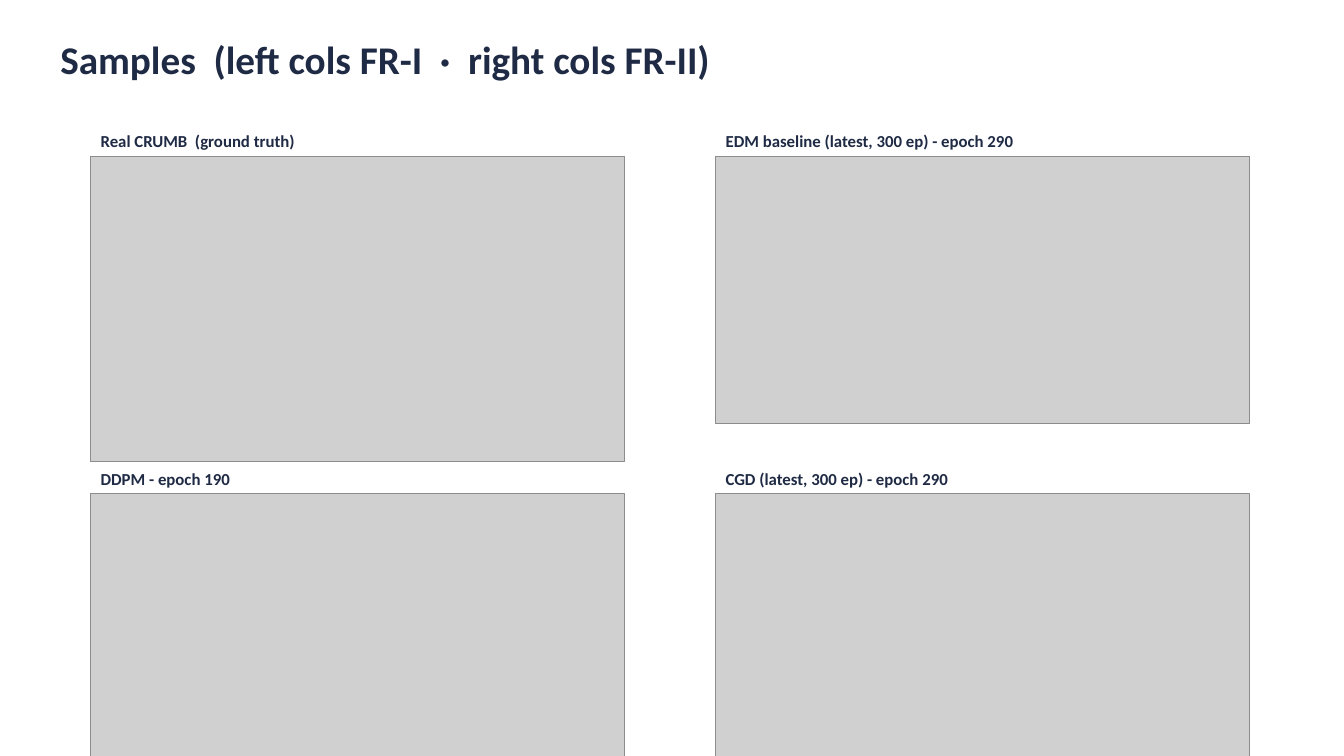
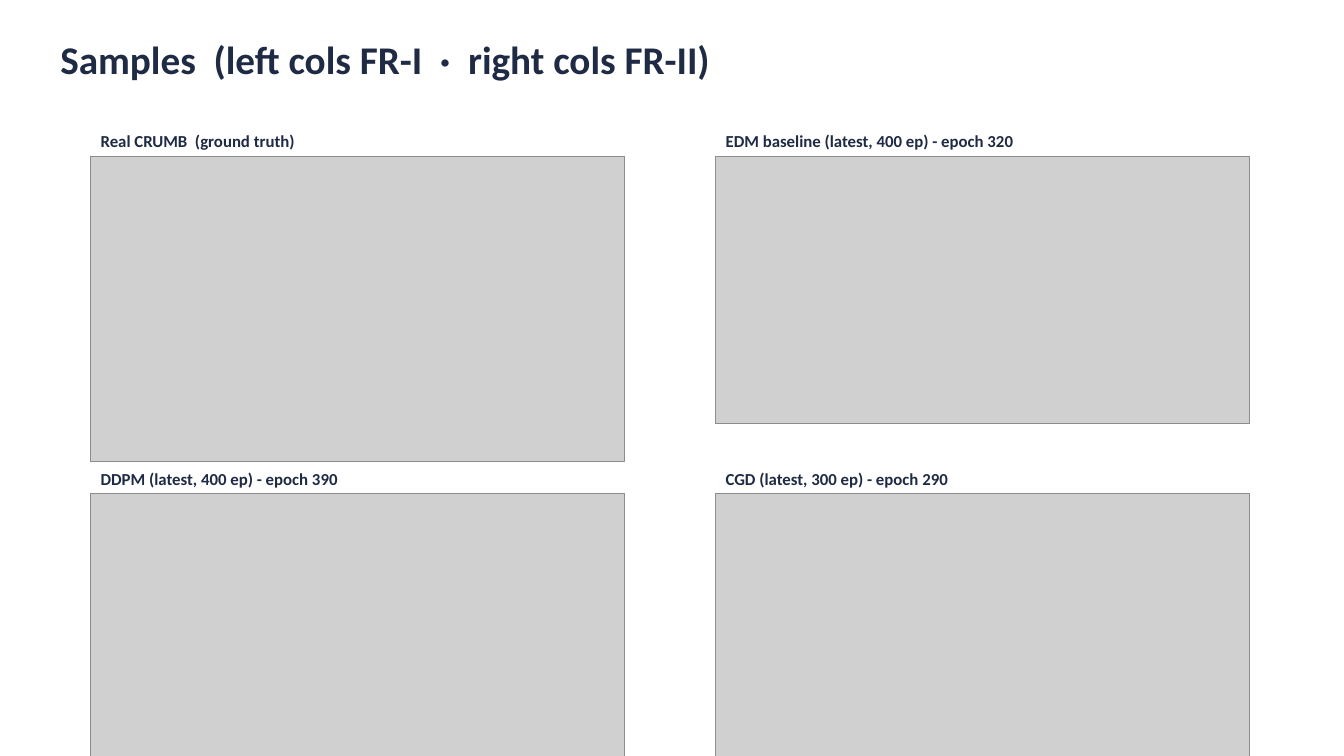
Before and after one commit to bevanslabbert/pid-radast, a slide deck: slide 11 of classifier-guided-physics-informed-diffusion/EDM_baseline_comparison.pptx. Drawn at 1344x756 pixels with LibreOffice and Linux fonts; fonts in the diff are those of the drawing; grey boxes stand for pictures. Boxes give left, top, right and bottom in pixels: in the first picture for what was removed or moved away, otherwise in the second. Text is boxed around its words. In the diff, an @@ line names an element or a change of style, - is before the commit and + after.

```diff
--- a/classifier-guided-physics-informed-diffusion/EDM_baseline_comparison.pptx
+++ b/classifier-guided-physics-informed-diffusion/EDM_baseline_comparison.pptx
@@ text at (x1=726, y1=135, x2=1013, y2=150): text changed @@
-EDM baseline (latest, 300 ep) - epoch 290
+EDM baseline (latest, 400 ep) - epoch 320
@@ text at (x1=101, y1=472, x2=338, y2=488): text changed @@
-DDPM - epoch 190
+DDPM (latest, 400 ep) - epoch 390
```
Also in this commit, not shown: 2 other slides changed, 7 other files.
